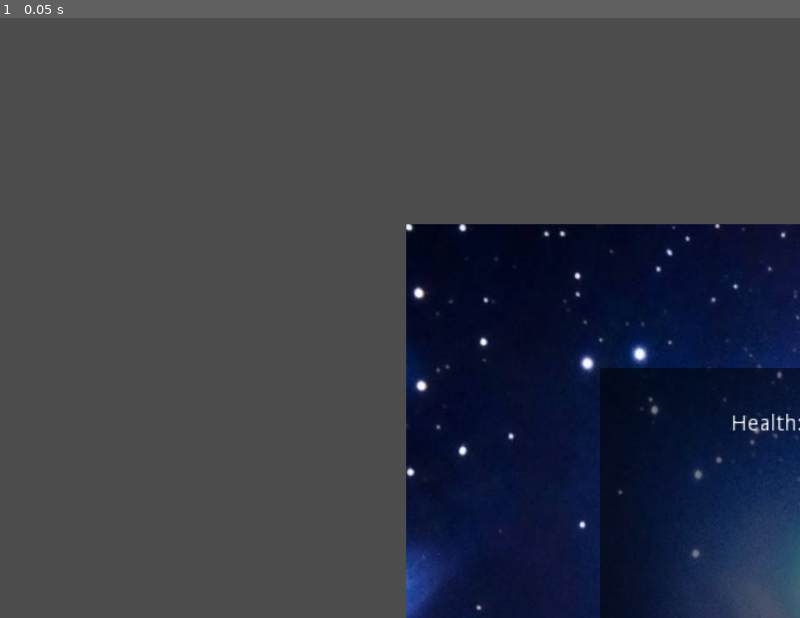
Above: before the commit, frame 1.
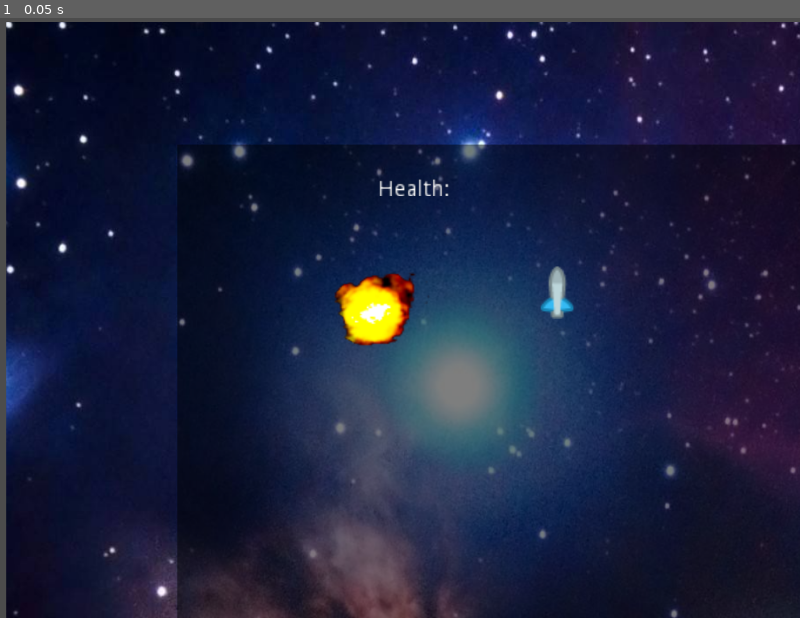
Above: after the commit, the same moment.

Repository: haoylin/04-Space-Shooter
Game: Godot game, scene res://Game.tscn
Same seed, same stepped clock (60 frames per second), same inputs: the game is played once before the commit and once after it. Before the commit the project has no main scene; this scene is started directly in both runs.
Inputs:
- Up to frame 1 (0.05 s): no input

The runs differ from the first frame. In frame 1, 85% of the frame differs, in the area x 0-100%, y 0-100%.

Commit message:
updated date

Diff:
--- a/Game.tscn
+++ b/Game.tscn
@@ -1,26 +1,44 @@
-[gd_scene load_steps=4 format=2]
+[gd_scene load_steps=10 format=2]
 
 [ext_resource path="res://Assets/Meteor1.png" type="Texture" id=1]
 [ext_resource path="res://Assets/space.jpg" type="Texture" id=2]
 [ext_resource path="res://Assets/player.png" type="Texture" id=3]
+[ext_resource path="res://ScriptsPlayer.gd" type="Script" id=4]
+[ext_resource path="res://Assets/bullet.png" type="Texture" id=5]
+[ext_resource path="res://Assets/enemy.png" type="Texture" id=6]
+[ext_resource path="res://Assets/explosion.png" type="Texture" id=7]
+
+[sub_resource type="AtlasTexture" id=1]
+flags = 4
+atlas = ExtResource( 7 )
+region = Rect2( 0, 0, 64, 64 )
+
+[sub_resource type="SpriteFrames" id=2]
+animations = [ {
+"frames": [ SubResource( 1 ) ],
+"loop": true,
+"name": "default",
+"speed": 5.0
+} ]
 
 [node name="Game" type="Node2D"]
 
 [node name="Background" type="Node2D" parent="."]
 
 [node name="Sprite" type="Sprite" parent="Background"]
+centered = false
 
 [node name="space" type="Sprite" parent="Background/Sprite"]
-position = Vector2( 520, 264 )
+position = Vector2( 7.71631, 4.62872 )
 scale = Vector2( 1.13143, 1.22365 )
 texture = ExtResource( 2 )
 centered = false
 
 [node name="ColorRect" type="ColorRect" parent="Background/Sprite"]
-margin_left = 768.0
-margin_top = 448.0
-margin_right = 2530.0
-margin_bottom = 1431.0
+margin_left = 227.0
+margin_top = 162.0
+margin_right = 2002.0
+margin_bottom = 1224.0
 color = Color( 0, 0, 0, 0.501961 )
 __meta__ = {
 "_edit_use_anchors_": false
@@ -28,9 +46,28 @@
 
 [node name="Bullets" type="Node2D" parent="."]
 
+[node name="Bullet1" type="RigidBody2D" parent="Bullets"]
+collision_layer = 2
+collision_mask = 12
+mode = 2
+gravity_scale = 0.0
+can_sleep = false
+
+[node name="Sprite" type="Sprite" parent="Bullets/Bullet1"]
+position = Vector2( 713.048, 351.336 )
+scale = Vector2( 2.13816, 1.92879 )
+texture = ExtResource( 5 )
+
+[node name="CollisionPolygon2D" type="CollisionPolygon2D" parent="Bullets/Bullet1"]
+position = Vector2( 715.838, 351.336 )
+scale = Vector2( 2.13816, 1.92879 )
+polygon = PoolVector2Array( 9, -13.2, 9, -8.5, 10, -0.9, 10, 16.5, 8.1, 16.5, 7.4, 17.5, -8, 17.5, -10, 16.7, -10, 3.1, -9, 2.4, -9, -14.5, -7, -14.5, -5, -17.2, 6, -17.5 )
+
 [node name="Enemny Bullets" type="Node2D" parent="."]
 
 [node name="Player" type="KinematicBody2D" parent="."]
+position = Vector2( -616.462, -246.585 )
+script = ExtResource( 4 )
 __meta__ = {
 "_edit_group_": true
 }
@@ -46,26 +83,52 @@
 polygon = PoolVector2Array( 8, -185.1, 8, -182.5, 25, -149.5, 25, -146.4, 38, -112.4, 38, 14.5, 48, 8.7, 50, 9.8, 50, 1 …(319 unchanged characters)…
 
 [node name="Meteors" type="Node2D" parent="."]
-visible = false
 
 [node name="Meteor" type="RigidBody2D" parent="Meteors"]
+position = Vector2( 0, -100 )
 
 [node name="Sprite" type="Sprite" parent="Meteors/Meteor"]
+position = Vector2( 1141.68, 403.166 )
 texture = ExtResource( 1 )
 
+[node name="CollisionPolygon2D" type="CollisionPolygon2D" parent="Meteors/Meteor"]
+position = Vector2( 1147.4, 402.157 )
+polygon = PoolVector2Array( 64.5, -91, 64.5, -89.6, 69.5, -86.6, 69.5, -84.2, 107.5, -37.6, 107.5, 40.4, 107.4, 42.5, 105.4, 42.5, 65.4, 90.5, 61.8, 90.5, 14.2, 105.5, -51, 105.5, -73.5, 103.3, -73.5, 101.7, -77.5, 99.7, -77.5, 97, -107.5, 33, -107.5, -39.5, -72.5, -86.5, -68.8, -86.5, -9.1, -105.5, 17.1, -105.5 )
+
 [node name="Enemies" type="Node2D" parent="."]
+position = Vector2( 262.724, 6.18176 )
+
+[node name="KinematicBody2D" type="KinematicBody2D" parent="Enemies"]
+position = Vector2( 95.9422, 18.6156 )
+
+[node name="Sprite" type="Sprite" parent="Enemies/KinematicBody2D"]
+position = Vector2( 2163.01, 379.436 )
+texture = ExtResource( 6 )
+
+[node name="CollisionPolygon2D" type="CollisionPolygon2D" parent="Enemies/KinematicBody2D"]
+position = Vector2( 2163.01, 379.436 )
+polygon = PoolVector2Array( 31, -37, 34.3, -37, 42, -34.4, 42, -32.8, 46, -28.8, 46, -24.3, 53, -1, 53, 22, 35.8, 40, 20, 40, 20, 33, 15, 24.5, 15, 19.4, 13.5, 25, 12, 25, 9, 29, -10, 29, -10, 27, -14, 24, -14, 19.4, -15, 17.2, -15, 25, -16.7, 25, -20, 31.5, -20, 32.5, -17, 40, -35, 40, -53, 22.8, -53, 2, -44.6, -32, -42.8, -32, -38.8, -36, -34.3, -36, -30, -37.4, -30, -40, -1, -40, -1, -39.4, -0.299999, -36, 0, -40, 29, -40 )
 
 [node name="Explosion" type="Node2D" parent="."]
-position = Vector2( 16, 8 )
+position = Vector2( 13.7279, 21.6324 )
+
+[node name="Explosion" type="Node2D" parent="Explosion"]
+position = Vector2( -6.1817, 139.089 )
+
+[node name="Sprite" type="AnimatedSprite" parent="Explosion/Explosion"]
+position = Vector2( 477.135, 216.166 )
+scale = Vector2( 2.15846, 1.82213 )
+frames = SubResource( 2 )
+playing = true
 
 [node name="HUD" type="Node2D" parent="."]
 position = Vector2( -26.0508, 32.4453 )
 
 [node name="Health" type="Label" parent="HUD"]
-margin_left = 778.051
-margin_top = 407.555
-margin_right = 1010.05
-margin_bottom = 487.555
+margin_left = 325.819
+margin_top = 107.529
+margin_right = 557.818
+margin_bottom = 187.529
 rect_scale = Vector2( 2, 2 )
 text = "Health:"
 align = 1
@@ -75,10 +138,10 @@
 }
 
 [node name="Score" type="Label" parent="HUD"]
-margin_left = 2162.05
-margin_top = 455.555
-margin_right = 2354.05
-margin_bottom = 517.555
+margin_left = 1826.42
+margin_top = 174.722
+margin_right = 2018.42
+margin_bottom = 236.722
 rect_scale = Vector2( 2, 2 )
 text = "Score:"
 align = 1
--- /dev/null
+++ b/ScriptsPlayer.gd
@@ -0,0 +1,42 @@
+extends KinematicBody2D
+
+export var health = 100
+export var points = 0
+export var margin = 5
+export var y_range = 150
+export var acceleration = 0.1
+
+var velocity = Vector2(0,0)
+
+onready var VP = get_viewport_rect().size
+
+
+func _ready():
+	pass
+
+func _physics_process(delta):
+	if Input.is_action_pressed("fire"):
+		pass
+	if Input.is_action_just_pressed("left"):
+		velocity.x -= acceleration
+	if Input.is_action_just_pressed("right"):
+		velocity.x += acceleration
+	if Input.is_action_just_pressed("up"):
+		velocity.y -= acceleration
+	if Input.is_action_just_pressed("down"):
+		velocity.y += acceleration
+
+	if position.x < margin:
+		velocity.x = 0
+		position.x = margin
+	if position.x > VP.x - margin:
+		velocity.x = 0
+		position.x = VP.x - margin
+	if position.y < VP.y- y_range:
+		velocity.y = 0
+		position.y = VP.y- y_range
+	if position.y > VP.y - margin:
+		velocity.y = 0
+		velocity.y = VP.y - margin
+
+	var collision = move_and_collide(velocity)
--- a/project.godot
+++ b/project.godot
@@ -16,6 +16,7 @@
 [application]
 
 config/name="Space Shooter"
+run/main_scene="res://Game.tscn"
 config/icon="res://icon.png"
 
 [display]
@@ -23,6 +24,34 @@
 window/size/height=768
 window/size/resizable=false
 
+[input]
+
+left={
+"deadzone": 0.5,
+"events": [ Object(InputEventKey,"resource_local_to_scene":false,"resource_name":"","device":0,"alt":false,"shift":false,"control":false,"meta":false,"command":false,"pressed":false,"scancode":65,"unicode":0,"echo":false,"script":null)
+ ]
+}
+right={
+"deadzone": 0.5,
+"events": [ Object(InputEventKey,"resource_local_to_scene":false,"resource_name":"","device":0,"alt":false,"shift":false,"control":false,"meta":false,"command":false,"pressed":false,"scancode":68,"unicode":0,"echo":false,"script":null)
+ ]
+}
+up={
+"deadzone": 0.5,
+"events": [ Object(InputEventKey,"resource_local_to_scene":false,"resource_name":"","device":0,"alt":false,"shift":false,"control":false,"meta":false,"command":false,"pressed":false,"scancode":87,"unicode":0,"echo":false,"script":null)
+ ]
+}
+down={
+"deadzone": 0.5,
+"events": [ Object(InputEventKey,"resource_local_to_scene":false,"resource_name":"","device":0,"alt":false,"shift":false,"control":false,"meta":false,"command":false,"pressed":false,"scancode":83,"unicode":0,"echo":false,"script":null)
+ ]
+}
+fire={
+"deadzone": 0.5,
+"events": [ Object(InputEventKey,"resource_local_to_scene":false,"resource_name":"","device":0,"alt":false,"shift":false,"control":false,"meta":false,"command":false,"pressed":false,"scancode":32,"unicode":0,"echo":false,"script":null)
+ ]
+}
+
 [rendering]
 
 environment/default_environment="res://default_env.tres"
